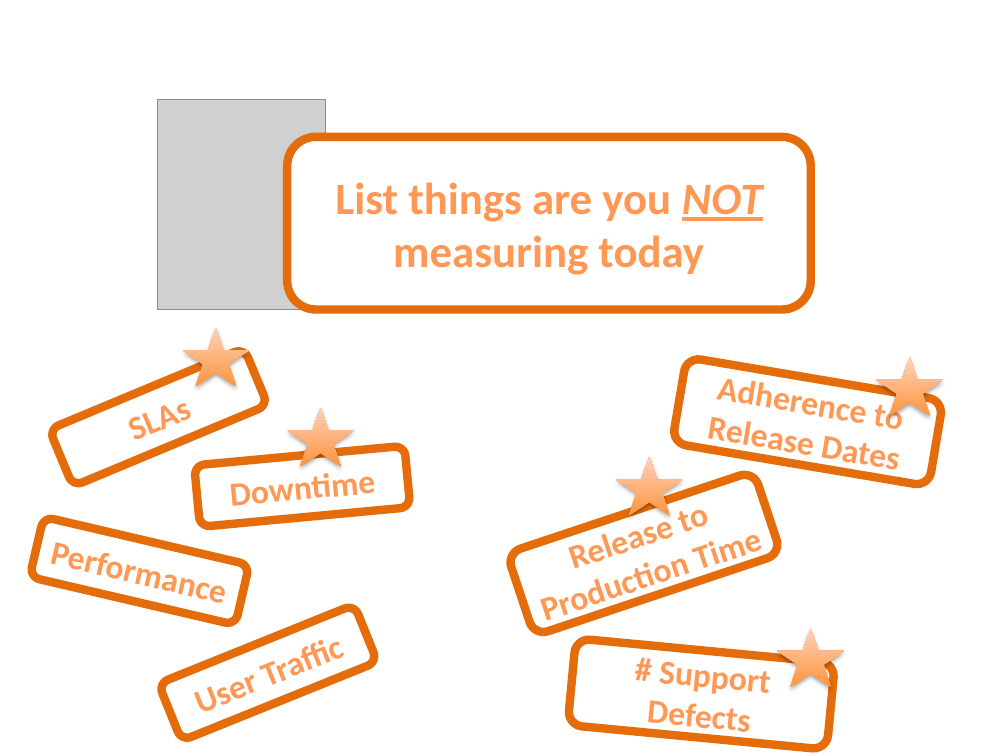
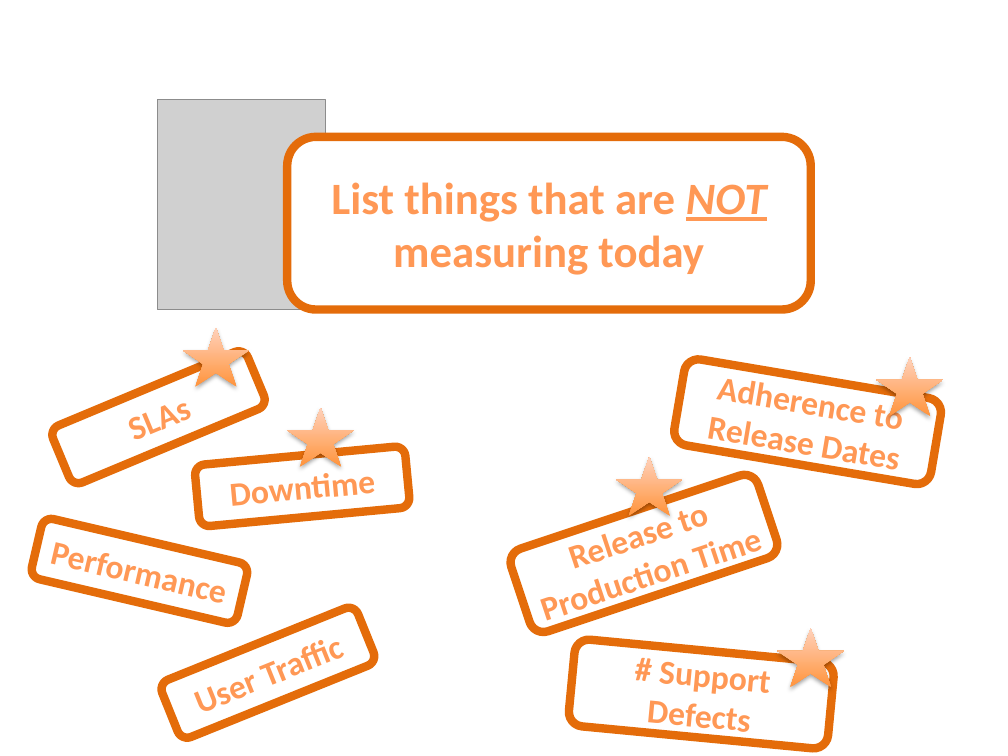
Before and after one commit to rohitghatol/devops-getting-started, a slide deck: slide 10 of diagrams/diagrams.pptx. Drawn at 1008x756 pixels with LibreOffice and Linux fonts; fonts in the diff are those of the drawing; grey boxes stand for pictures. Boxes give left, top, right and bottom in pixels: in the first picture for what was removed or moved away, otherwise in the second. Text is boxed around its words. In the diff, an @@ line names an element or a change of style, - is before the commit and + after.

```diff
--- a/diagrams/diagrams.pptx
+++ b/diagrams/diagrams.pptx
@@ text in rounded rectangle at box(331, 182, 767, 275): text changed @@
-List things are you NOT measuring today
+List things that are NOT measuring today
```
Also in this commit, not shown: 1 other slide changed, 2 other files.
